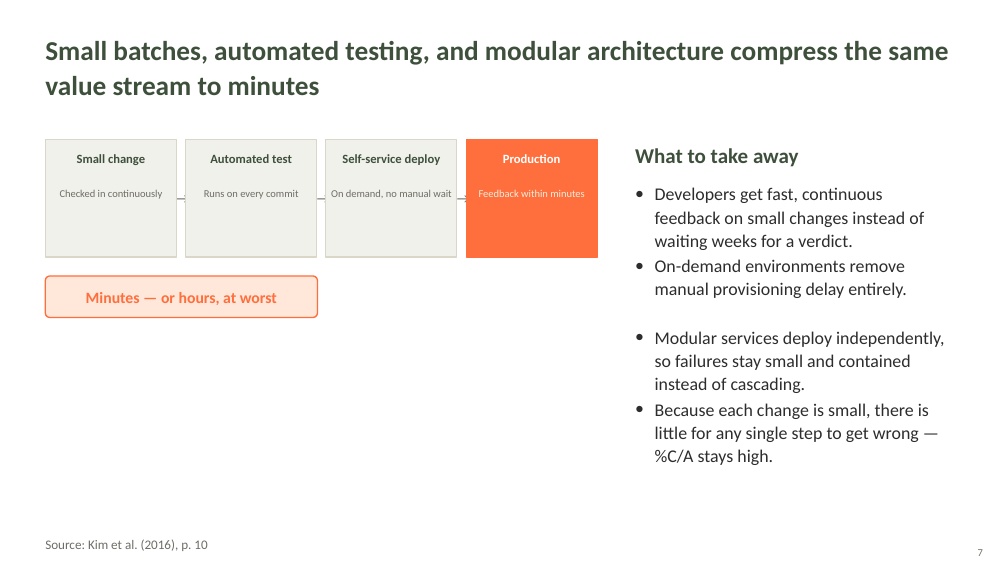
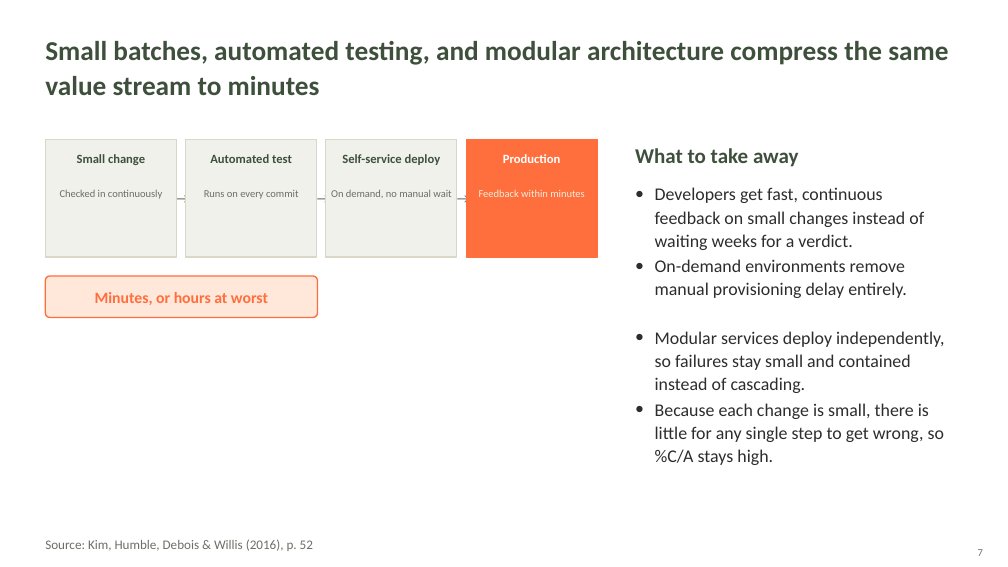
Before and after one commit to tannerlston/csd-380, a slide deck: slide 7 of module-1/TheTechnologyValueStreamCSD380.pptx. Drawn at 1008x567 pixels with LibreOffice and Linux fonts; fonts in the diff are those of the drawing. Boxes give left, top, right and bottom in pixels: in the first picture for what was removed or moved away, otherwise in the second. Text is boxed around its words. In the diff, an @@ line names an element or a change of style, - is before the commit and + after.

```diff
--- a/module-1/TheTechnologyValueStreamCSD380.pptx
+++ b/module-1/TheTechnologyValueStreamCSD380.pptx
@@ text at box(95, 292, 268, 305): text changed @@
-Minutes — or hours, at worst
+Minutes, or hours at worst
@@ text at box(655, 403, 944, 465): text changed @@
-Because each change is small, there is little for any single step to get wrong — %C/A stays high.
+Because each change is small, there is little for any single step to get wrong, so %C/A stays high.
@@ text at box(45, 539, 313, 551): text changed @@
-Source: Kim et al. (2016), p. 10
+Source: Kim, Humble, Debois & Willis (2016), p. 52
```
Also in this commit, not shown: 9 other slides changed, 1 slide added, 1 slide removed.
